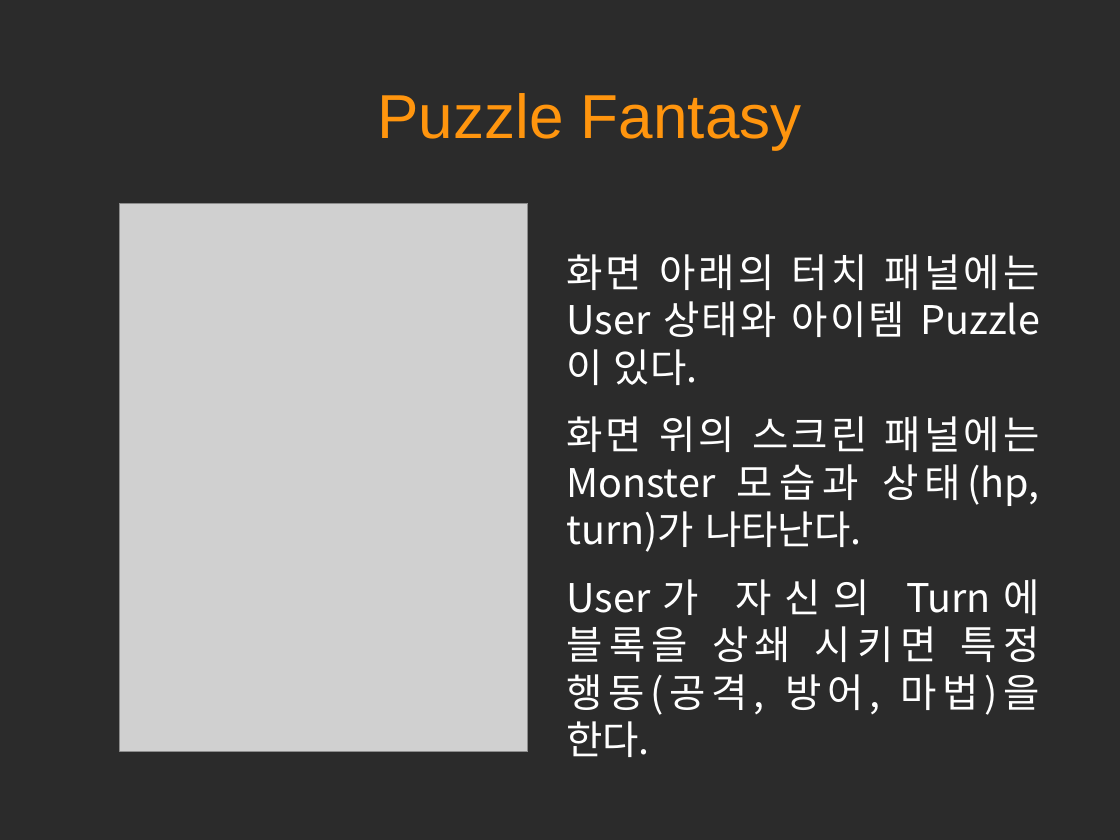
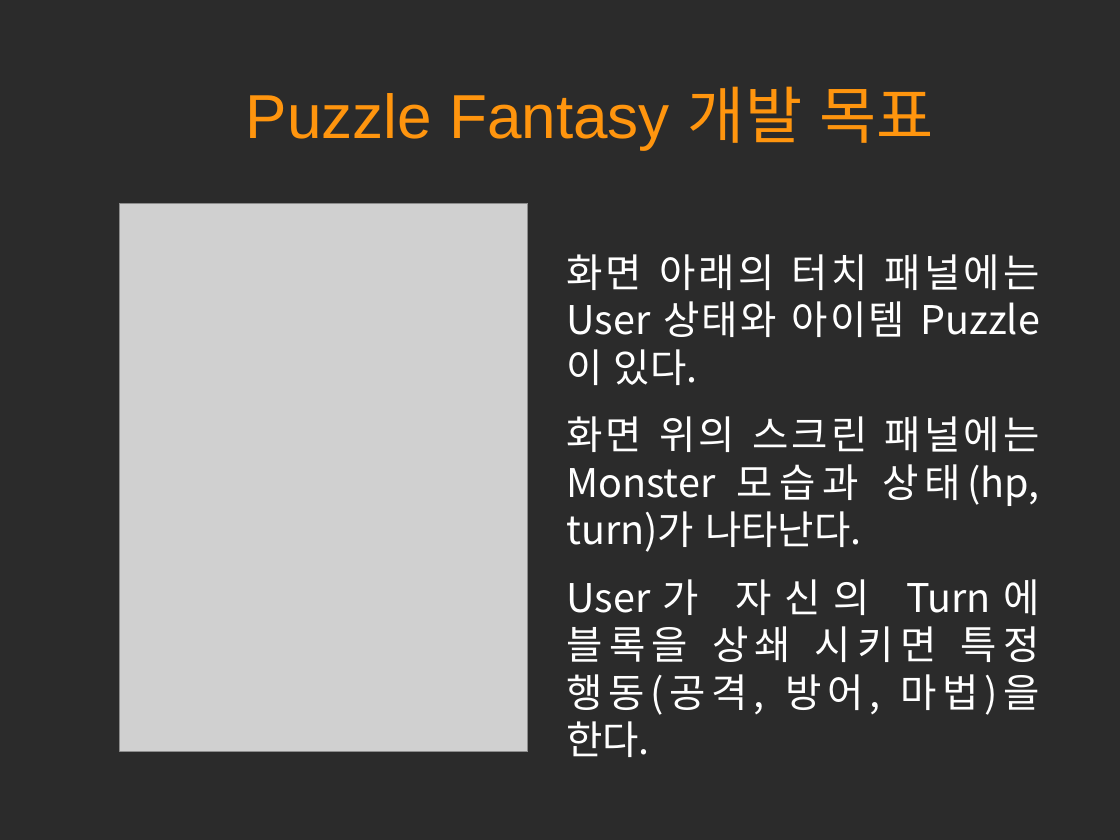
Before and after one commit to hl1itj/Team3, a slide deck: slide 3 of doc/term project 발표자료.odp (slide 7 before the commit). Drawn at 1120x840 pixels with LibreOffice and Linux fonts; fonts in the diff are those of the drawing; grey boxes stand for pictures; background and template pictures are left out; a plain dark background stands for a picture behind light text. Boxes give left, top, right and bottom in pixels: in the first picture for what was removed or moved away, otherwise in the second. Text is boxed around its words. In the diff, an @@ line names an element or a change of style, - is before the commit and + after.

```diff
--- a/doc/term project 발표자료.odp
+++ b/doc/term project 발표자료.odp
@@ title at (246, 86, 934, 149): text changed @@
-Puzzle Fantasy
+Puzzle Fantasy 개발 목표
```
Also in this commit, not shown: 2 other slides changed, 4 slides added, 5 slides removed, 2 other files.
